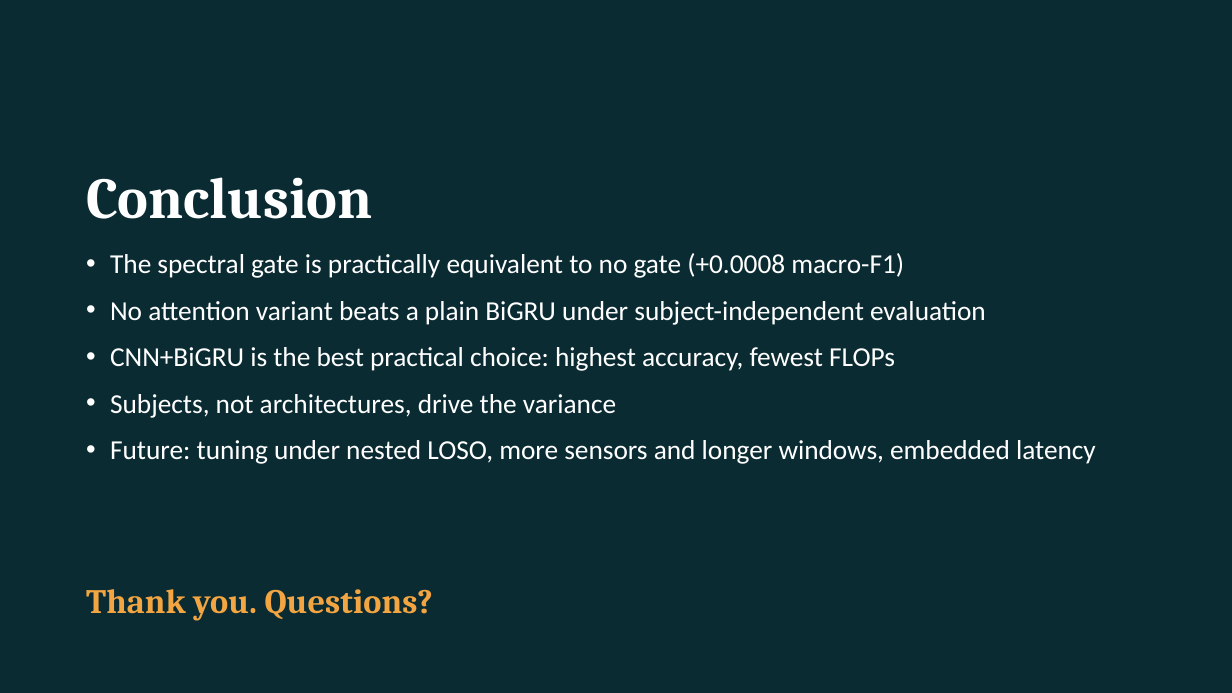
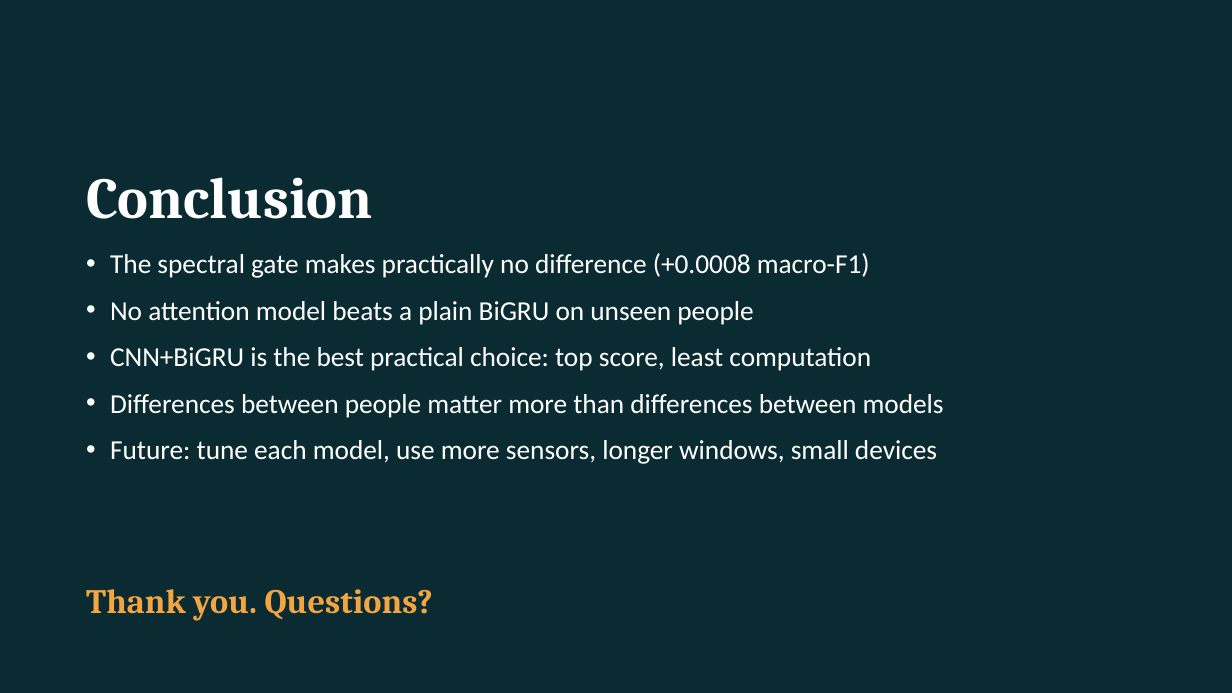
Before and after one commit to himanshmunjal/Dual-attention-HAR, a slide deck: slide 22 of presentation/HAR_Review_Presentation.pptx. Drawn at 1232x693 pixels with LibreOffice and Linux fonts; fonts in the diff are those of the drawing. Boxes give left, top, right and bottom in pixels: in the first picture for what was removed or moved away, otherwise in the second. Text is boxed around its words. In the diff, an @@ line names an element or a change of style, - is before the commit and + after.

```diff
--- a/presentation/HAR_Review_Presentation.pptx
+++ b/presentation/HAR_Review_Presentation.pptx
@@ text at bbox=[110, 253, 944, 464]: text changed @@
-• The spectral gate is practically equivalent to no gate (+0.0008 macro-F1)
-• No attention variant beats a plain BiGRU under subject-independent evaluation
-• CNN+BiGRU is the best practical choice: highest accuracy, fewest FLOPs
-• Subjects, not architectures, drive the variance
-• Future: tuning under nested LOSO, more sensors and longer windows, embedded latency
+• The spectral gate makes practically no difference (+0.0008 macro-F1)
+• No attention model beats a plain BiGRU on unseen people
+• CNN+BiGRU is the best practical choice: top score, least computation
+• Differences between people matter more than differences between models
+• Future: tune each model, use more sensors, longer windows, small devices
```
Also in this commit, not shown: 21 other slides changed, 17 other files.
